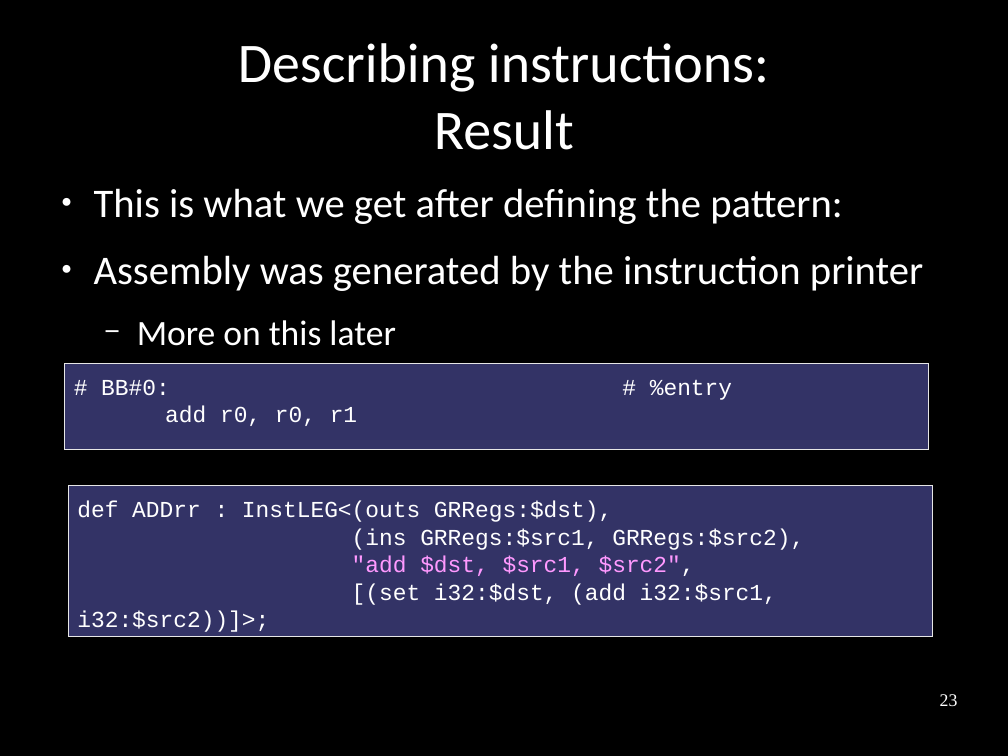
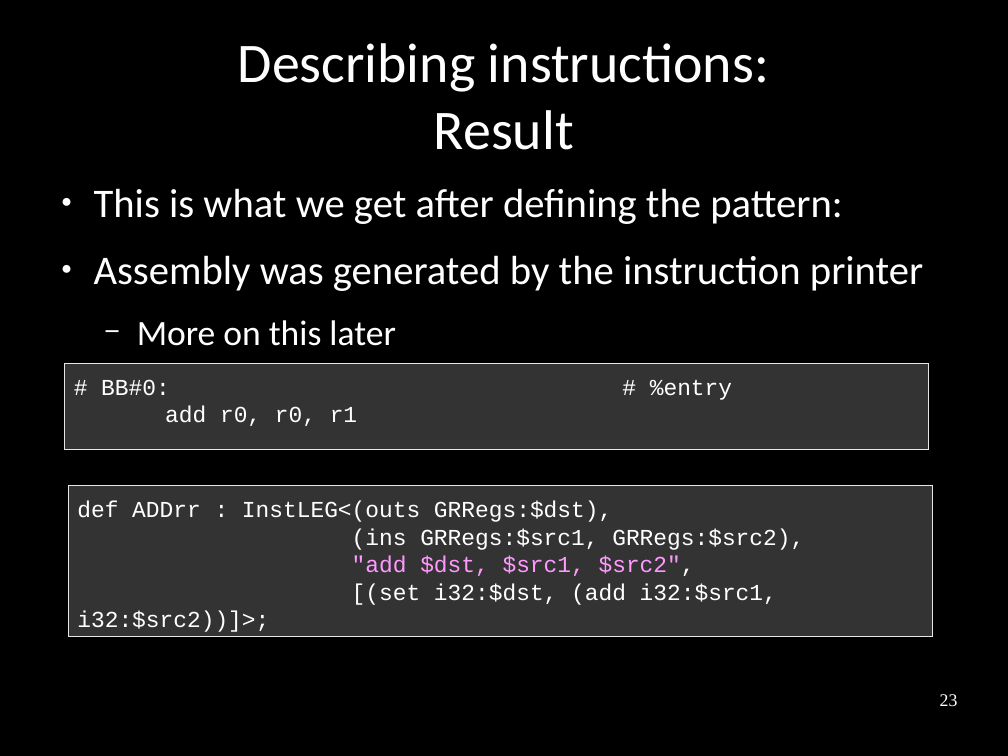
Before and after one commit to frasercrmck/llvm-leg, a slide deck: slide 23 of docs/Codeplay/Slides.odp. Drawn at 1008x756 pixels with LibreOffice and Linux fonts; fonts in the diff are those of the drawing. Boxes give left, top, right and bottom in pixels: in the first picture for what was removed or moved away, otherwise in the second. Text is boxed around its words. In the diff, an @@ line names an element or a change of style, - is before the commit and + after.

Commit message:
Using presentation-friendly color for code boxes.

```diff
--- a/docs/Codeplay/Slides.odp
+++ b/docs/Codeplay/Slides.odp
@@ rectangle "# BB#0: # %entry" at <box>65,364,929,450</box>: fill #333366 to #333333 @@
@@ rectangle "def ADDrr : InstLEG<(outs GRRegs:$dst)," at <box>69,486,933,637</box>: fill #333366 to #333333 @@
```
Also in this commit, not shown: 28 other slides changed.
